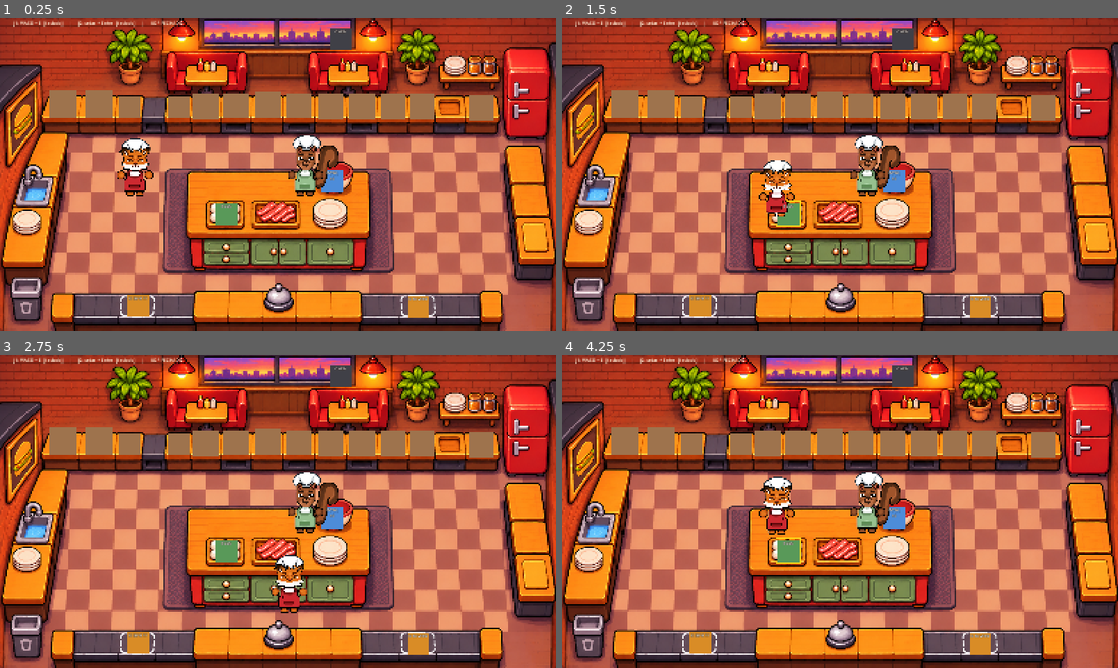
Above: before the commit, frames 1-4 (two rows, left to right).
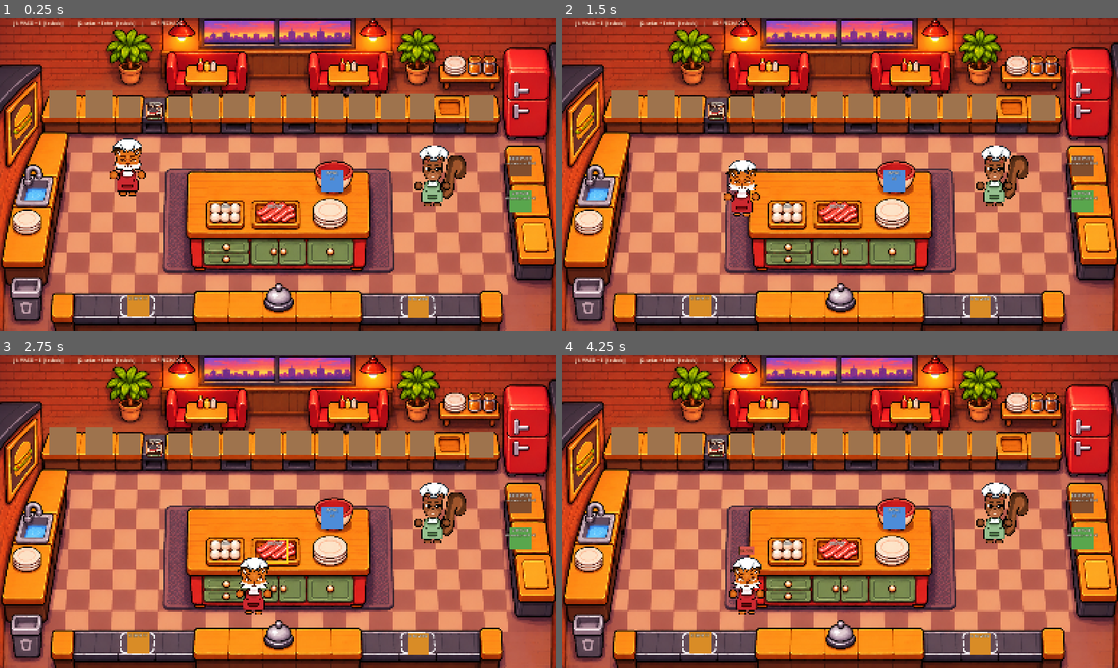
Above: after the commit, the same moments.

Repository: larissalvl/cheflingo
Game: Godot game, scene res://scenes/kitchen.tscn
Same seed, same stepped clock (60 frames per second), same inputs: the game is played once before the commit and once after it.
Inputs:
- Up to frame 1 (0.25 s): no input
- Up to frame 2 (1.5 s): tap Enter at 0.5, 1.35 s; hold D 0.53-1.28 s; tap E at 0.6 s; hold S from 1.28 s (still down)
- Up to frame 3 (2.75 s): release S at 2.03 s; hold D from 2.03 s (still down); tap Keypad Enter at 2.1 s
- Up to frame 4 (4.25 s): release D at 2.78 s; hold W 2.78-3.53 s; tap E at 2.85 s; hold A from 3.53 s (still down); tap Enter at 3.6 s

The runs differ from the first frame. In frame 1, 4.3% of the frame differs, in the area x 19-97%, y 3-67%; in frame 2, 5.0%; in frame 3, 5.1%; in frame 4, 5.2%, in the area x 26-97%, y 3-83%.

Commit message:
novo escopo: vocabulário, fogão, colisões e arte organizada
- CLAUDE.md reescrito para o jogo de vocabulário em inglês (sem frações)
- forno removido; fogão com frigideira no bloco cinza da bancada de cima
- paredes invisíveis seguindo bancadas, ilha, pia, lixeira e geladeira
- caixas EGG e BACON sobre o desenho; BEEF PATTY e LETTUCE como placeholder
- animação parado/andando dos chefs; J2 não nasce mais dentro da ilha
- arte antiga do forno removida; nomes com espaço e '+' corrigidos

Co-Authored-By: Claude Opus 5.5 <noreply@anthropic.com>

Diff:
--- a/scenes/chef.tscn
+++ b/scenes/chef.tscn
@@ -13,30 +13,40 @@
 "frames": [{
 "duration": 1.0,
 "texture": ExtResource("2_psvbk")
-}, {
-"duration": 1.0,
-"texture": ExtResource("3_2a8di")
-}, {
-"duration": 1.0,
-"texture": ExtResource("4_stm2u")
 }],
-"loop": 1,
-"name": &"esquilo",
+"loop": true,
+"name": &"esquilo_idle",
 "speed": 5.0
 }, {
 "frames": [{
 "duration": 1.0,
+"texture": ExtResource("4_stm2u")
+}, {
+"duration": 1.0,
+"texture": ExtResource("3_2a8di")
+}],
+"loop": true,
+"name": &"esquilo_walk",
+"speed": 6.0
+}, {
+"frames": [{
+"duration": 1.0,
 "texture": ExtResource("2_d56cy")
+}],
+"loop": true,
+"name": &"raposa_idle",
+"speed": 5.0
 }, {
+"frames": [{
 "duration": 1.0,
 "texture": ExtResource("3_4ri07")
 }, {
 "duration": 1.0,
 "texture": ExtResource("4_oqmwt")
 }],
-"loop": 1,
-"name": &"raposa",
-"speed": 5.0
+"loop": true,
+"name": &"raposa_walk",
+"speed": 6.0
 }]
 
 [sub_resource type="CircleShape2D" id="CircleShape2D_chef"]
@@ -49,12 +59,13 @@
 script = ExtResource("1_chef")
 
 [node name="AnimatedSprite2D" type="AnimatedSprite2D" parent="." unique_id=1790664610]
+position = Vector2(-22, 0)
 scale = Vector2(0.09, 0.09)
 sprite_frames = SubResource("SpriteFrames_1slas")
-animation = &"esquilo"
+animation = &"esquilo_idle"
 
 [node name="CollisionShape2D" type="CollisionShape2D" parent="." unique_id=1121842226]
 shape = SubResource("CircleShape2D_chef")
 
 [node name="HoldPoint" type="Marker2D" parent="." unique_id=277128081]
-position = Vector2(20, -185)
+position = Vector2(0, -185)
--- a/scenes/kitchen.tscn
+++ b/scenes/kitchen.tscn
@@ -6,14 +6,32 @@
 [ext_resource type="PackedScene" path="res://scenes/stations/counter.tscn" id="3_counter"]
 [ext_resource type="PackedScene" uid="uid://c1mby23mrlhfv" path="res://scenes/stations/ingredient_box.tscn" id="4_box"]
 [ext_resource type="PackedScene" uid="uid://bl351ck6rcwel" path="res://scenes/stations/bowl.tscn" id="5_bowl"]
-[ext_resource type="PackedScene" path="res://scenes/stations/oven.tscn" id="6_oven"]
+[ext_resource type="PackedScene" path="res://scenes/stations/stove.tscn" id="6_stove"]
 [ext_resource type="PackedScene" path="res://scenes/stations/delivery.tscn" id="7_delivery"]
 
-[sub_resource type="RectangleShape2D" id="Shape_wall_h"]
-size = Vector2(1732, 32)
+[sub_resource type="RectangleShape2D" id="Shape_top"]
+size = Vector2(1720, 350)
 
-[sub_resource type="RectangleShape2D" id="Shape_wall_v"]
-size = Vector2(32, 937)
+[sub_resource type="RectangleShape2D" id="Shape_right"]
+size = Vector2(200, 830)
+
+[sub_resource type="RectangleShape2D" id="Shape_left_upper"]
+size = Vector2(250, 450)
+
+[sub_resource type="RectangleShape2D" id="Shape_left_sink"]
+size = Vector2(220, 350)
+
+[sub_resource type="RectangleShape2D" id="Shape_trash"]
+size = Vector2(180, 180)
+
+[sub_resource type="RectangleShape2D" id="Shape_bottom"]
+size = Vector2(1720, 150)
+
+[sub_resource type="RectangleShape2D" id="Shape_island"]
+size = Vector2(545, 280)
+
+[sub_resource type="RectangleShape2D" id="Shape_island_reach"]
+size = Vector2(112, 230)
 
 [node name="Kitchen" type="Node2D" unique_id=676126183]
 script = ExtResource("1_kitchen")
@@ -25,27 +43,68 @@
 [node name="Walls" type="StaticBody2D" parent="." unique_id=688315561]
 collision_mask = 0
 
-[node name="TopShape" type="CollisionShape2D" parent="Walls" unique_id=266807502]
-position = Vector2(835, -11)
-shape = SubResource("Shape_wall_h")
+[node name="TopCounterShape" type="CollisionShape2D" parent="Walls"]
+position = Vector2(835, 135)
+shape = SubResource("Shape_top")
 
-[node name="BottomShape" type="CollisionShape2D" parent="Walls" unique_id=1910340869]
-position = Vector2(835, 957)
-shape = SubResource("Shape_wall_h")
+[node name="RightCounterFridgeShape" type="CollisionShape2D" parent="Walls"]
+position = Vector2(1625, 415)
+shape = SubResource("Shape_right")
 
-[node name="LeftShape" type="CollisionShape2D" parent="Walls" unique_id=1603167637]
-position = Vector2(-14, 469.5)
-shape = SubResource("Shape_wall_v")
+[node name="LeftCounterShape" type="CollisionShape2D" parent="Walls"]
+position = Vector2(75, 225)
+shape = SubResource("Shape_left_upper")
 
-[node name="RightShape" type="CollisionShape2D" parent="Walls" unique_id=295630633]
-position = Vector2(1685, 471)
-shape = SubResource("Shape_wall_v")
+[node name="SinkShape" type="CollisionShape2D" parent="Walls"]
+position = Vector2(60, 625)
+shape = SubResource("Shape_left_sink")
+
+[node name="TrashShape" type="CollisionShape2D" parent="Walls"]
+position = Vector2(40, 890)
+shape = SubResource("Shape_trash")
+
+[node name="BottomCounterShape" type="CollisionShape2D" parent="Walls"]
+position = Vector2(835, 905)
+shape = SubResource("Shape_bottom")
+
+[node name="IslandShape" type="CollisionShape2D" parent="Walls"]
+position = Vector2(837.5, 610)
+shape = SubResource("Shape_island")
 
 [node name="Stations" type="Node2D" parent="." unique_id=1254409695]
 
-[node name="BoxEggs" parent="Stations" unique_id=378801126 instance=ExtResource("4_box")]
+[node name="BoxEgg" parent="Stations" unique_id=378801126 instance=ExtResource("4_box")]
 position = Vector2(680, 589)
-ingredient = "EGGS"
+
+[node name="Visual" parent="Stations/BoxEgg" index="0"]
+visible = false
+
+[node name="CollisionShape2D" parent="Stations/BoxEgg/InteractArea" index="0"]
+position = Vector2(0, 75)
+shape = SubResource("Shape_island_reach")
+
+[node name="BoxBacon" parent="Stations" instance=ExtResource("4_box")]
+position = Vector2(828, 590)
+ingredient = "BACON"
+
+[node name="Visual" parent="Stations/BoxBacon" index="0"]
+visible = false
+
+[node name="CollisionShape2D" parent="Stations/BoxBacon/InteractArea" index="0"]
+position = Vector2(0, 75)
+shape = SubResource("Shape_island_reach")
+
+[node name="BoxBeefPatty" parent="Stations" instance=ExtResource("4_box")]
+position = Vector2(1565, 445)
+ingredient = "BEEF PATTY"
+placeholder_sprite = "carneIcone.PNG"
+color = Color(0.5, 0.3, 0.18, 1)
+
+[node name="BoxLettuce" parent="Stations" instance=ExtResource("4_box")]
+position = Vector2(1565, 550)
+ingredient = "LETTUCE"
+placeholder_sprite = "alfaceIcone.PNG"
+color = Color(0.35, 0.65, 0.3, 1)
 
 [node name="CounterTop1" parent="Stations" unique_id=413877966 instance=ExtResource("3_counter")]
 position = Vector2(188, 258.00003)
@@ -100,8 +159,8 @@
 [node name="Bowl" parent="Stations" unique_id=1829539285 instance=ExtResource("5_bowl")]
 position = Vector2(999, 490)
 
-[node name="Oven" parent="Stations" unique_id=60754918 instance=ExtResource("6_oven")]
-position = Vector2(1024, 64)
+[node name="Stove" parent="Stations" instance=ExtResource("6_stove")]
+position = Vector2(465, 280)
 
 [node name="Delivery" parent="Stations" unique_id=623529962 instance=ExtResource("7_delivery")]
 position = Vector2(1257, 868)
@@ -113,7 +172,7 @@
 position = Vector2(384, 528)
 
 [node name="Chef2" parent="." unique_id=1836850263 instance=ExtResource("2_chef")]
-position = Vector2(896, 528)
+position = Vector2(1300, 560)
 player_id = 2
 color = Color(0.25, 0.45, 0.9, 1)
 
--- a/scenes/stations/ingredient_box.tscn
+++ b/scenes/stations/ingredient_box.tscn
@@ -5,7 +5,7 @@
 
 [node name="IngredientBox" unique_id=561362972 instance=ExtResource("1_base")]
 script = ExtResource("2_script")
-ingredient = "FLOUR"
+ingredient = "EGG"
 title = "BOX"
 color = Color(0.35, 0.6, 0.35, 1)
 
--- a/scenes/stations/oven.tscn
+++ /dev/null
@@ -1,9 +0,0 @@
-[gd_scene load_steps=3 format=3]
-
-[ext_resource type="PackedScene" path="res://scenes/stations/station.tscn" id="1_base"]
-[ext_resource type="Script" path="res://scripts/stations/oven.gd" id="2_script"]
-
-[node name="Oven" instance=ExtResource("1_base")]
-script = ExtResource("2_script")
-title = "OVEN"
-color = Color(0.25, 0.25, 0.28, 1)
--- /dev/null
+++ b/scenes/stations/stove.tscn
@@ -0,0 +1,29 @@
+[gd_scene load_steps=6 format=3]
+
+[ext_resource type="PackedScene" path="res://scenes/stations/station.tscn" id="1_base"]
+[ext_resource type="Script" path="res://scripts/stations/stove.gd" id="2_script"]
+[ext_resource type="Texture2D" path="res://sprites/fogaoApagado.PNG" id="3_off"]
+[ext_resource type="Texture2D" path="res://sprites/fogaoAceso.PNG" id="4_on"]
+[ext_resource type="Texture2D" path="res://sprites/frigideiraVazia.PNG" id="5_pan"]
+
+[node name="Stove" instance=ExtResource("1_base")]
+script = ExtResource("2_script")
+title = "STOVE"
+color = Color(0.25, 0.25, 0.28, 1)
+
+[node name="Visual" parent="." index="0"]
+visible = false
+
+[node name="StoveOff" type="Sprite2D" parent="."]
+scale = Vector2(0.065, 0.065)
+texture = ExtResource("3_off")
+
+[node name="StoveOn" type="Sprite2D" parent="."]
+visible = false
+scale = Vector2(0.065, 0.065)
+texture = ExtResource("4_on")
+
+[node name="Pan" type="Sprite2D" parent="."]
+position = Vector2(0, -6)
+scale = Vector2(0.045, 0.045)
+texture = ExtResource("5_pan")
--- a/scripts/chef.gd
+++ b/scripts/chef.gd
@@ -1,6 +1,6 @@
 class_name Chef
 extends CharacterBody2D
-## Chef controlado por um jogador. Placeholder desenhado em código até a arte chegar.
+## Chef controlado por um jogador. J1 = raposa, J2 = esquilo.
 ## Interage só com a estação mais próxima dentro do alcance.
 
 @export var player_id: int = 1
@@ -15,18 +15,22 @@
 var _stations_in_reach: Array[Station] = []
 var _nearest: Station = null
 
+## Prefixo das animações: "raposa" ou "esquilo".
+var _skin := "raposa"
+
 @onready var _hold_point: Marker2D = $HoldPoint
+@onready var _sprite: AnimatedSprite2D = $AnimatedSprite2D
 
-func _ready():
-	if player_id == 1:
-		$AnimatedSprite2D.set_animation("raposa")
-	else:
-		$AnimatedSprite2D.set_animation("esquilo")
+
+func _ready() -> void:
+	_skin = "raposa" if player_id == 1 else "esquilo"
+	_sprite.play(_skin + "_idle")
 
 
 func _physics_process(_delta: float) -> void:
 	velocity = InputManager.get_move(player_id) * speed
 	move_and_slide()
+	_update_animation()
 
 	_update_nearest()
 	if InputManager.is_action_just_pressed(player_id) and _nearest != null:
@@ -90,6 +94,13 @@
 
 # ---------------- visual ----------------
 
+## "andando" enquanto se move; quadro parado quando está quieto (ou travado na parede).
+func _update_animation() -> void:
+	var anim := _skin + ("_walk" if velocity.length() > 1.0 else "_idle")
+	if _sprite.animation != anim:
+		_sprite.play(anim)
+
+
 ## Pulinho para confirmar que a ação funcionou.
 func _pulse() -> void:
 	var tween := create_tween()
--- a/scripts/item.gd
+++ b/scripts/item.gd
@@ -7,12 +7,13 @@
 
 ## Cor de cada ingrediente.
 const COLORS := {
-	"FLOUR": Color(0.97, 0.95, 0.88),
-	"EGGS": Color(1.0, 0.82, 0.3),
-	"SUGAR": Color(0.98, 0.7, 0.85),
+	"EGG": Color(1.0, 0.82, 0.3),
+	"BACON": Color(0.85, 0.35, 0.3),
+	"BEEF PATTY": Color(0.5, 0.3, 0.18),
+	"LETTUCE": Color(0.45, 0.8, 0.35),
 }
 
-var ingredient: String = "FLOUR"
+var ingredient: String = "EGG"
 
 
 static func create(ingredient_name: String) -> Item:
--- a/scripts/stations/bowl.gd
+++ b/scripts/stations/bowl.gd
@@ -1,7 +1,6 @@
 class_name Bowl
 extends Station
 ## Tigela: aceita itens e mostra quantos tem dentro.
-## (No D3 vira a tigela que soma frações.)
 
 var contents: Array[String] = []
 
--- a/scripts/stations/ingredient_box.gd
+++ b/scripts/stations/ingredient_box.gd
@@ -2,10 +2,15 @@
 extends Station
 ## Caixa de ingrediente: chef de mão vazia aperta ação e recebe 1 item.
 
-@export var ingredient: String = "FLOUR"
+@export var ingredient: String = "EGG"
+## Nome do arquivo de sprite que ainda falta. Se preenchido, aparece no rótulo
+## (a caixa vira um placeholder: retângulo colorido + nome do sprite esperado).
+@export var placeholder_sprite: String = ""
 
 
 func get_label_text() -> String:
+	if placeholder_sprite != "":
+		return "%s\n%s" % [ingredient, placeholder_sprite]
 	return ingredient
 
 
--- a/scripts/stations/oven.gd
+++ /dev/null
@@ -1,4 +0,0 @@
-class_name Oven
-extends Counter
-## Forno (placeholder): por enquanto funciona igual a uma bancada.
-## O cozimento entra junto com as receitas (D3/D4).
--- /dev/null
+++ b/scripts/stations/stove.gd
@@ -0,0 +1,5 @@
+class_name Stove
+extends Counter
+## Fogão com frigideira (bloco cinza da bancada de cima).
+## Por enquanto guarda 1 item, igual a uma bancada.
+## O cozimento (fogo aceso, frigideira com comida) entra no D3.
Binary file removed: scripts/stations/fogãoApagado.PNG
Not shown, removed: scripts/stations/oven.gd.uid
Not shown, added: scripts/stations/stove.gd.uid
Binary file removed: sprites/fogãoAcesso.PNG
Not shown, removed: sprites/frigideiraVazia .PNG.import
Renamed: sprites/frigideiraVazia .PNG -> sprites/frigideiraVazia.PNG
Not shown, changed: sprites/frigideiraVazia.PNG.import
Not shown, removed: sprites/pedidoOvo+Bacon.PNG.import
Renamed: sprites/pedidoOvo+Bacon.PNG -> sprites/pedidoOvoBacon.PNG
Not shown, changed: sprites/pedidoOvoBacon.PNG.import
Not shown, changed: CLAUDE.md
